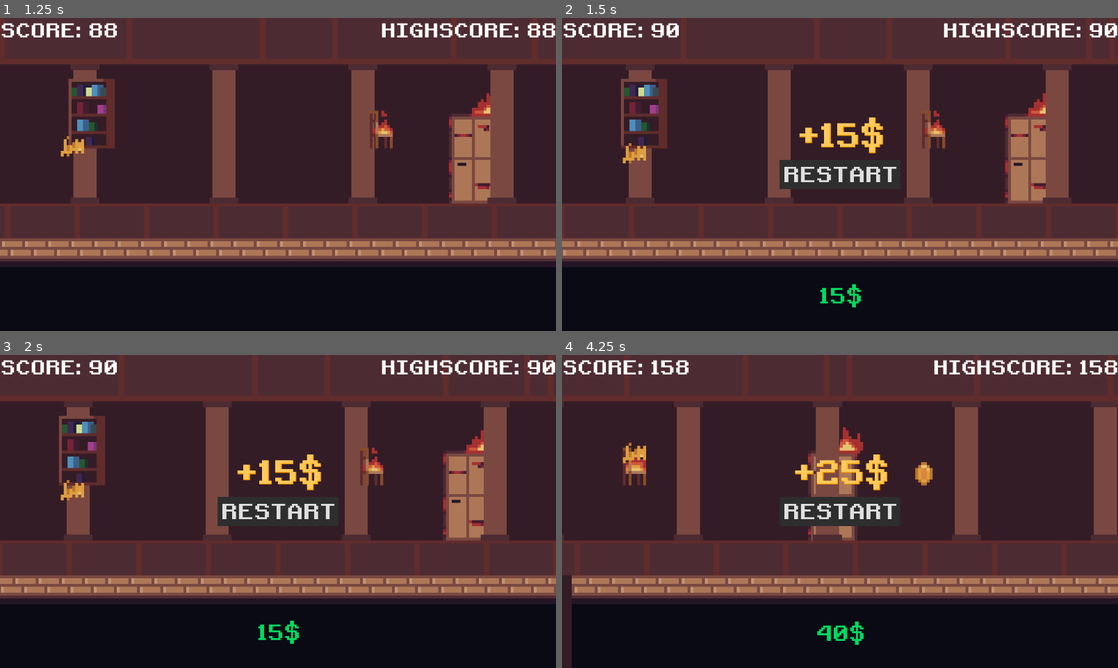
Above: before the commit, frames 1-4 (two rows, left to right).
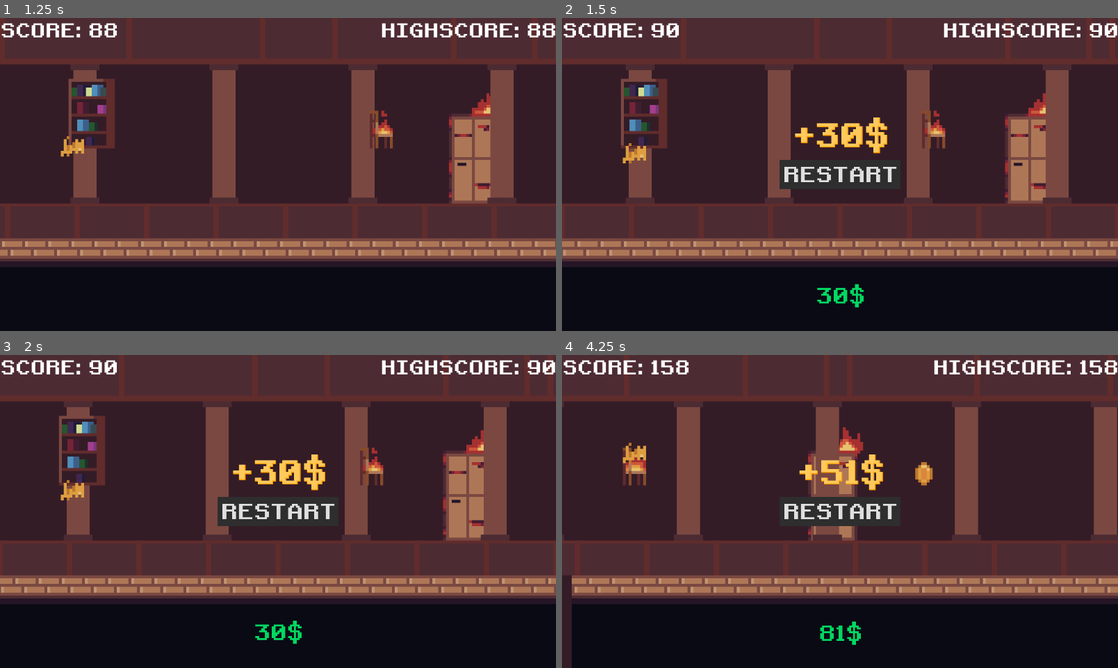
Above: after the commit, the same moments.

Repository: kurushimee/run-for-it
Game: Godot game, scene res://scenes/main.tscn
The game is run twice, just before and just after one commit, with the same random seed, the same clock (stepped at 60 frames per second) and the same inputs.
Inputs:
- Up to frame 1 (1.25 s): tap Space (jump) at 0.5, 0.77 s
- Up to frame 2 (1.5 s): no input
- Up to frame 3 (2 s): tap Space (jump) at 1.52 s
- Up to frame 4 (4.25 s): click "RESTART" at 2 s; tap Space (jump) at 2.75, 3.77 s

Frame 1 is identical in both runs. In frame 2, 1.1% of the frame differs, in the area x 41-59%, y 31-93%; in frame 3, 1.1%; in frame 4, 1.1%.

Commit message:
Fix run money amount

Diff:
--- a/scripts/main.gd
+++ b/scripts/main.gd
@@ -169,7 +169,7 @@
 	$RunningMusic/AnimationPlayer.play("fade_out")
 
 	# Calculate money reward for the run
-	var final_score: int = score / SCORE_MODIFIER / 10  # Calculate how much player gets from just running
+	var final_score: int = score / SCORE_MODIFIER / 5  # Calculate how much player gets from just running
 	var run_reward: int = final_score * (speed / START_SPEED)  # Add speed bonus to the ran amount
 	earned += run_reward
 	if earned < money:
